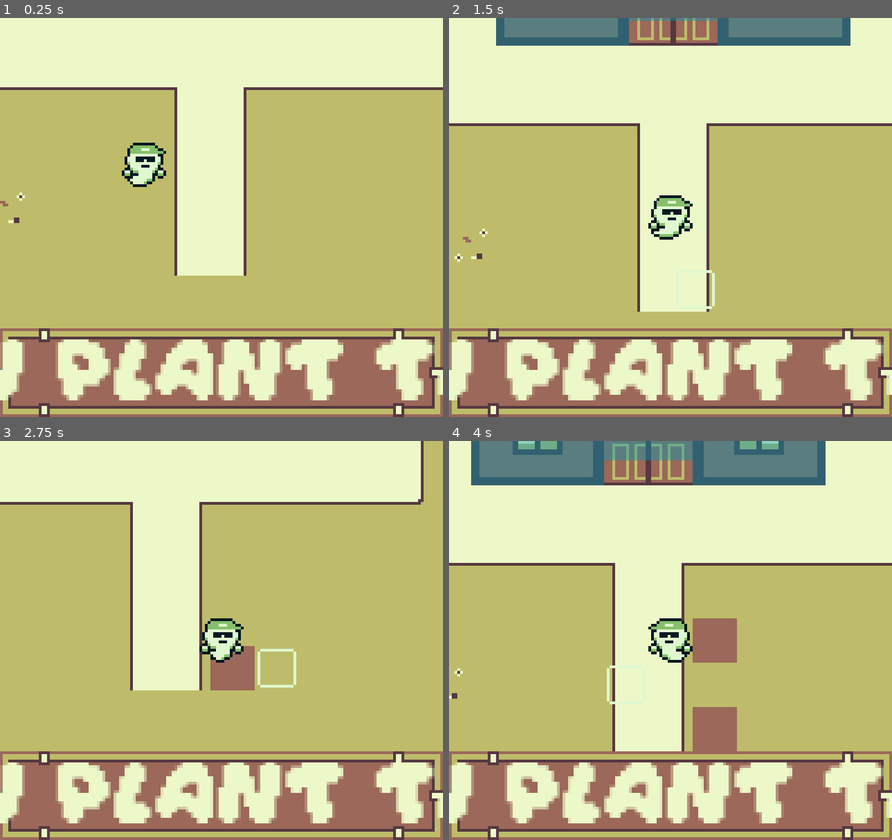
Above: before the commit, frames 1-4 (two rows, left to right).
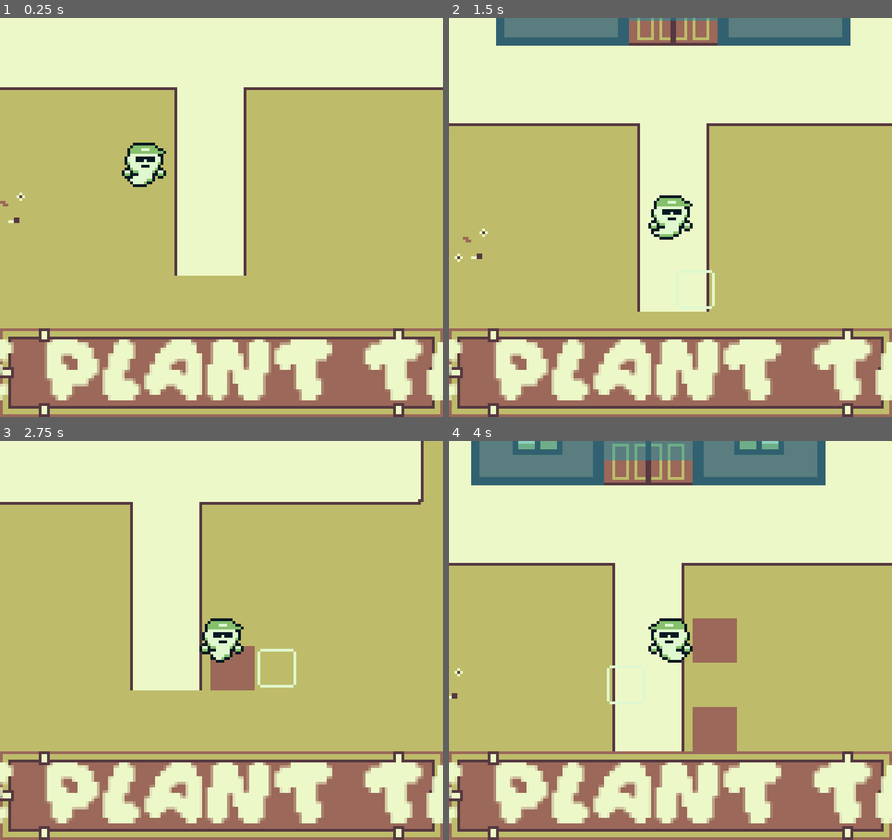
Above: after the commit, the same moments.

Repository: Tyrron/ghostly-estate
Game: Godot game, scene res://scenes/farm.tscn
Same seed, same stepped clock (60 frames per second), same inputs: the game is played once before the commit and once after it.
Inputs:
- Up to frame 1 (0.25 s): no input
- Up to frame 2 (1.5 s): tap Enter at 0.5 s; hold D (right) 0.53-1.28 s; tap Space (action) at 0.6, 1.35 s; hold S (down) from 1.28 s (still down)
- Up to frame 3 (2.75 s): release S (down) at 2.03 s; hold D (right) from 2.03 s (still down); tap Space (action) at 2.1 s
- Up to frame 4 (4 s): release D (right) at 2.78 s; hold W (up) 2.78-3.53 s; tap Space (action) at 2.85, 3.6 s; hold A (left) from 3.53 s (still down)

The runs differ from the first frame. In frame 1, 7.3% of the frame differs, in the area x 0-100%, y 80-96%; in frame 2, 7.3%; in frame 3, 7.3%; in frame 4, 7.3%.

Commit message:
Adapt theme

Diff:
--- /dev/null
+++ b/assets/theme/UiTheme.tres
@@ -0,0 +1,23 @@
+[gd_resource type="Theme" load_steps=4 format=3 uid="uid://cy64taod01e1o"]
+
+[ext_resource type="Texture2D" uid="uid://sew7jbf6kmpr" path="res://assets/aseprite/ui-tileset.png" id="1_082j4"]
+[ext_resource type="FontFile" uid="uid://brk2hsb4ok3vv" path="res://assets/fonts/Daydream.ttf" id="2_7d473"]
+
+[sub_resource type="StyleBoxTexture" id="StyleBoxTexture_xwwte"]
+content_margin_left = 20.0
+content_margin_top = 20.0
+content_margin_right = 20.0
+content_margin_bottom = 20.0
+texture = ExtResource("1_082j4")
+texture_margin_left = 24.0
+texture_margin_top = 24.0
+texture_margin_right = 24.0
+texture_margin_bottom = 24.0
+region_rect = Rect2(0, 0, 48, 48)
+
+[resource]
+default_font = ExtResource("2_7d473")
+default_font_size = 20
+Label/colors/font_color = Color(0.929412, 0.972549, 0.784314, 1)
+MarginContainer/constants/margin_left = 200
+Panel/styles/panel = SubResource("StyleBoxTexture_xwwte")
--- a/assets/tilesets/outdoor.tres
+++ b/assets/tilesets/outdoor.tres
@@ -42,7 +42,7 @@
 terrain_set_0/mode = 0
 terrain_set_0/terrain_0/name = "Terrain 0"
 terrain_set_0/terrain_0/color = Color(0.5, 0.34375, 0.25, 1)
-custom_data_layer_0/name = "mowable"
+custom_data_layer_0/name = "hoeable"
 custom_data_layer_0/type = 1
 custom_data_layer_1/name = "farmable"
 custom_data_layer_1/type = 1
--- a/scenes/ActionMenu.tscn
+++ b/scenes/ActionMenu.tscn
@@ -1,25 +1,6 @@
-[gd_scene load_steps=5 format=3 uid="uid://bbpupb5ronud3"]
+[gd_scene load_steps=2 format=3 uid="uid://bbpupb5ronud3"]
 
-[ext_resource type="Texture2D" uid="uid://sew7jbf6kmpr" path="res://assets/aseprite/ui-tileset.png" id="1_px3xh"]
-[ext_resource type="FontFile" uid="uid://brk2hsb4ok3vv" path="res://assets/fonts/Daydream.ttf" id="2_wfylc"]
-
-[sub_resource type="StyleBoxTexture" id="StyleBoxTexture_xwwte"]
-content_margin_left = 20.0
-content_margin_top = 20.0
-content_margin_right = 20.0
-content_margin_bottom = 20.0
-texture = ExtResource("1_px3xh")
-texture_margin_left = 24.0
-texture_margin_top = 24.0
-texture_margin_right = 24.0
-texture_margin_bottom = 24.0
-region_rect = Rect2(0, 0, 48, 48)
-
-[sub_resource type="Theme" id="Theme_1l836"]
-default_font = ExtResource("2_wfylc")
-default_font_size = 20
-MarginContainer/constants/margin_left = 200
-Panel/styles/panel = SubResource("StyleBoxTexture_xwwte")
+[ext_resource type="Theme" uid="uid://cy64taod01e1o" path="res://assets/theme/UiTheme.tres" id="1_t54j5"]
 
 [node name="ActionMenu" type="Control"]
 layout_mode = 3
@@ -41,7 +22,7 @@
 
 [node name="Panel" type="Panel" parent="CanvasLayer/PanelContainer"]
 layout_mode = 2
-theme = SubResource("Theme_1l836")
+theme = ExtResource("1_t54j5")
 
 [node name="HBoxContainer" type="HBoxContainer" parent="CanvasLayer/PanelContainer/Panel"]
 clip_children = 1
@@ -58,25 +39,20 @@
 theme_override_constants/separation = 10
 metadata/_edit_use_anchors_ = true
 
-[node name="Mow" type="Label" parent="CanvasLayer/PanelContainer/Panel/HBoxContainer"]
+[node name="Hoe" type="Label" parent="CanvasLayer/PanelContainer/Panel/HBoxContainer"]
 layout_mode = 2
-theme_override_colors/font_color = Color(0.929412, 0.972549, 0.784314, 1)
-theme_override_fonts/font = ExtResource("2_wfylc")
-text = "Mow"
+text = "Hoe
+"
 metadata/_edit_use_anchors_ = true
 
 [node name="Plant" type="Label" parent="CanvasLayer/PanelContainer/Panel/HBoxContainer"]
 layout_mode = 2
-theme_override_colors/font_color = Color(0.929412, 0.972549, 0.784314, 1)
-theme_override_fonts/font = ExtResource("2_wfylc")
 text = "Plant
 "
 metadata/_edit_use_anchors_ = true
 
 [node name="Trap" type="Label" parent="CanvasLayer/PanelContainer/Panel/HBoxContainer"]
 layout_mode = 2
-theme_override_colors/font_color = Color(0.929412, 0.972549, 0.784314, 1)
-theme_override_fonts/font = ExtResource("2_wfylc")
 text = "Trap
 "
 metadata/_edit_use_anchors_ = true
--- a/scripts/interactions.gd
+++ b/scripts/interactions.gd
@@ -13,16 +13,10 @@
 	var player_cell = local_to_map(to_local(Vector2i(cursor.position)))
 	var cellData = get_cell_tile_data(player_cell)
 	if Input.is_action_just_pressed("action"):
-		print("cellData : " , cellData)
-		print(cellData.get_custom_data("mowable"));
-		print(cellData.get_custom_data("farmable"))
-		if cellData.get_custom_data("mowable") == true :
-			var cellId = get_cell_source_id(player_cell);
-			print(cellId);
+		if cellData.get_custom_data("hoeable") == true :
 			set_cell(player_cell,3,Vector2i(0,0));
 			return;
-		if cellData.get_custom_data("mowable") == false && cellData.get_custom_data("farmable") == true :
-			var cellId = get_cell_source_id(player_cell);
+		if cellData.get_custom_data("hoeable") == false && cellData.get_custom_data("farmable") == true :
 			set_cell(player_cell,0,Vector2i(0,0));
 			return;
 	pass
